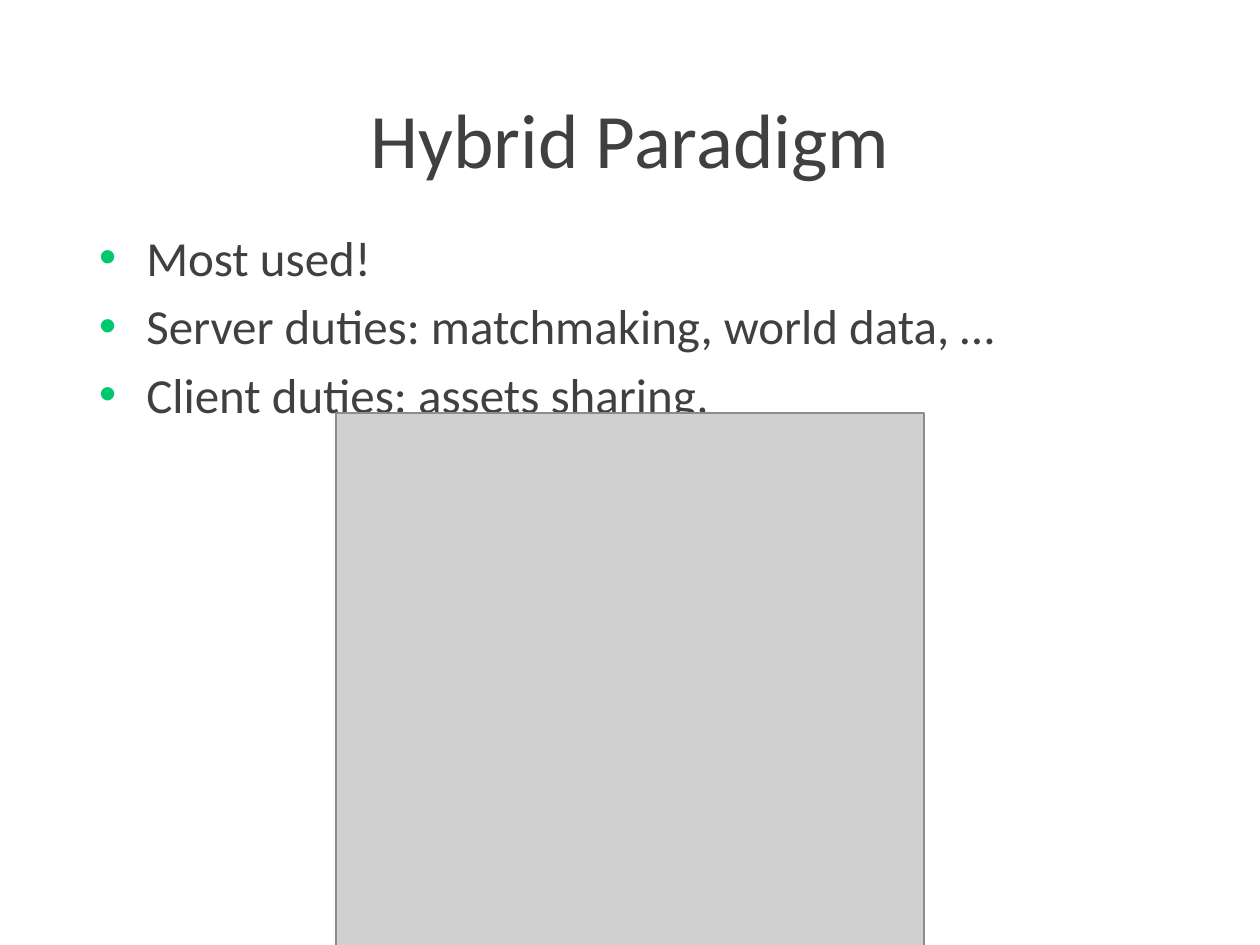
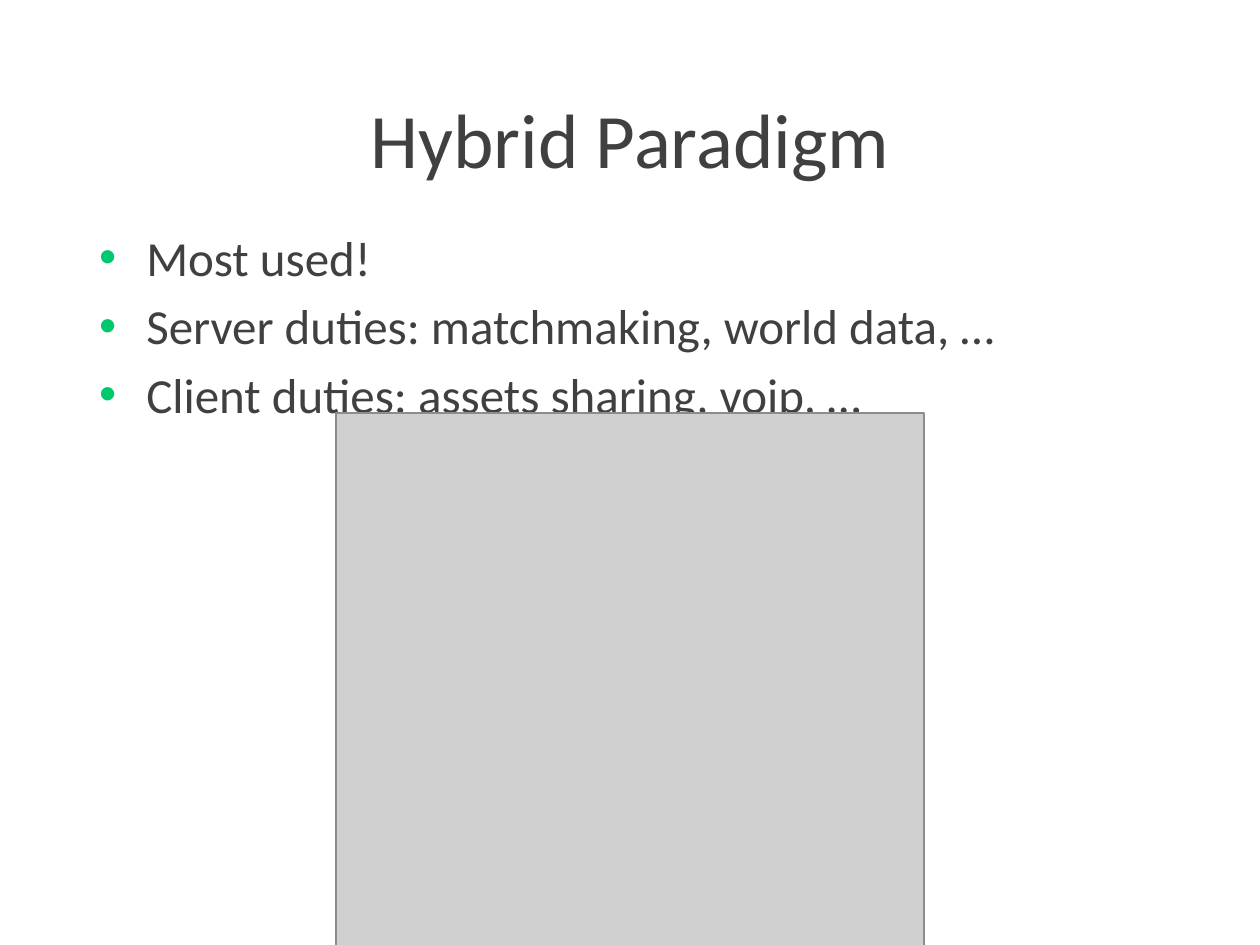
Before and after one commit to Lotti/codemotion2015, a slide deck: slide 11 of slides/slides.pptx. Drawn at 1260x945 pixels with LibreOffice and Linux fonts; fonts in the diff are those of the drawing; grey boxes stand for pictures; background and template pictures are left out. Boxes give left, top, right and bottom in pixels: in the first picture for what was removed or moved away, otherwise in the second. Text is boxed around its words. In the diff, an @@ line names an element or a change of style, - is before the commit and + after.

```diff
--- a/slides/slides.pptx
+++ b/slides/slides.pptx
@@ text at bbox=[146, 379, 817, 425]: text changed @@
-• Client duties: assets sharing,
+• Client duties: assets sharing, voip, …
```
Also in this commit, not shown: 3 other slides changed.
